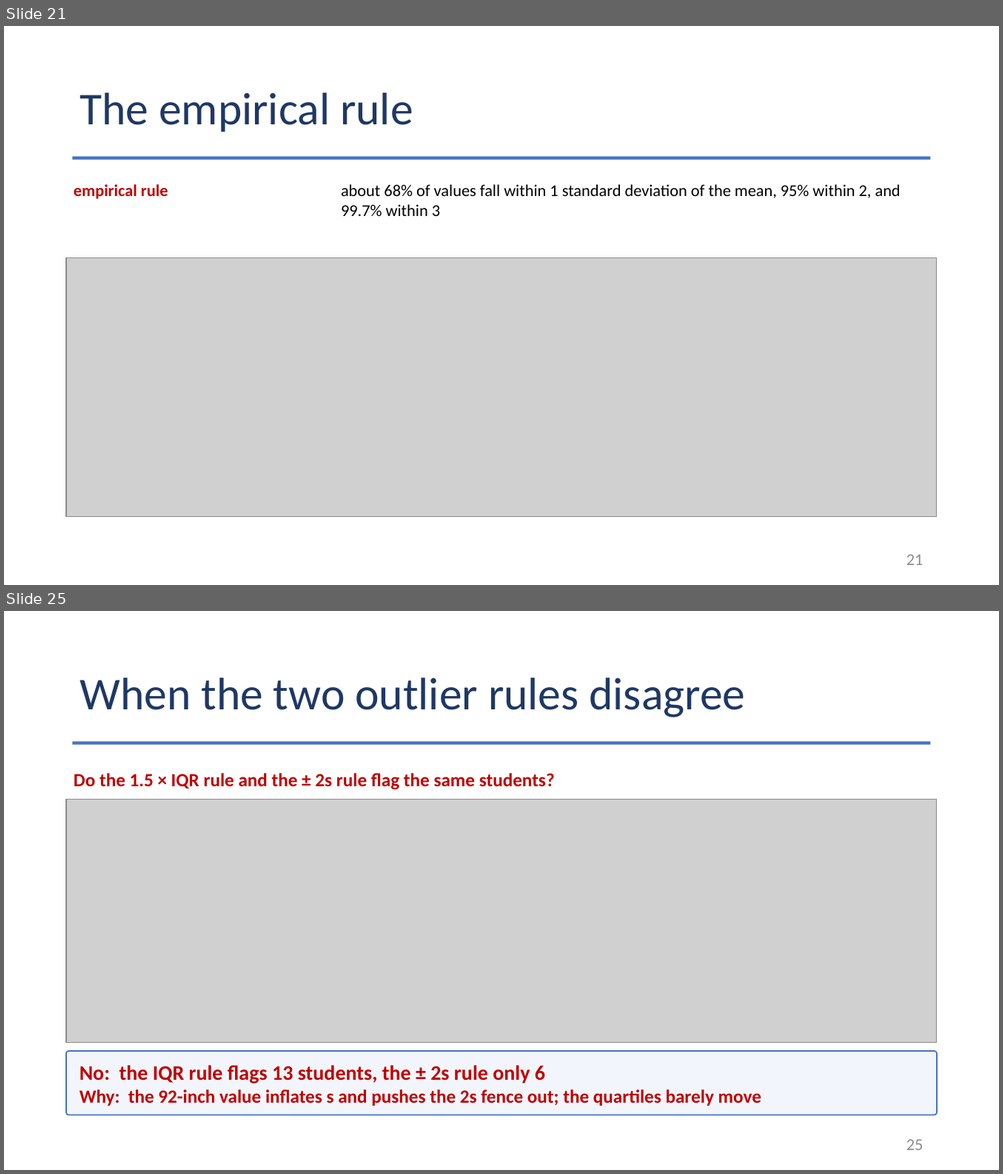
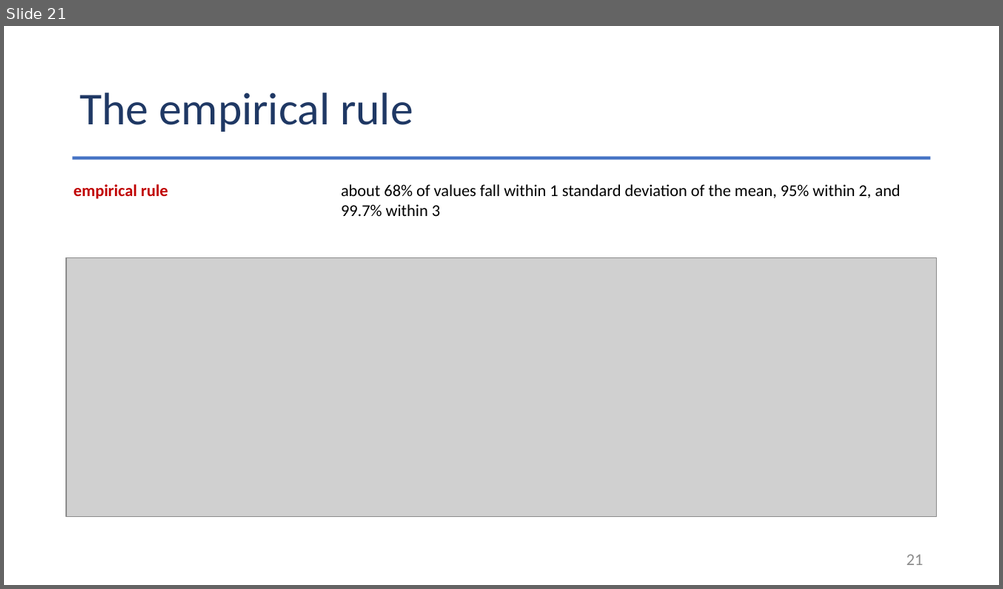
Before and after one commit to Jarred6068/Kvamme_UI_STAT251, a slide deck: docs/lecture_slides/Week 6/Week6_Lecture12_Slides_9_28_2026.pptx. Shown one above the other, each under a label of ours: slides 21 and 25 before the commit, slide 21 after it; the slides between them are not shown. The pictures are 1003x1174 and 1003x589 pixels, drawn with LibreOffice and Linux fonts; fonts in the diff are those of the drawing; grey boxes stand for pictures. Boxes give left, top, right and bottom in pixels: in the first picture for what was removed or moved away, otherwise in the second. Text is boxed around its words. In the diff, an @@ line names an element or a change of style, - is before the commit and + after.

```diff
--- a/docs/lecture_slides/Week 6/Week6_Lecture12_Slides_9_28_2026.pptx
+++ b/docs/lecture_slides/Week 6/Week6_Lecture12_Slides_9_28_2026.pptx
@@ slide 25 removed at (4,611,999,1170), background #FFFFFF @@
@@ title removed at (79,678,745,718) @@
-When the two outlier rules disagree
@@ rectangle removed at (73,741,930,744) @@
@@ text removed at (74,773,555,790) @@
-Do the 1.5 × IQR rule and the ± 2s rule flag the same students?
@@ picture removed at (66,800,936,1043) @@
@@ rounded rectangle removed at (66,1051,936,1116) @@
-No: the IQR rule flags 13 students, the ± 2s rule only 6
-Why: the 92-inch value inflates s and pushes the 2s fence out; the quartiles barely move
@@ page number removed at (906,1139,923,1150) @@
-25
```
Also in this commit, not shown: 16 other slides removed, 37 other files.
